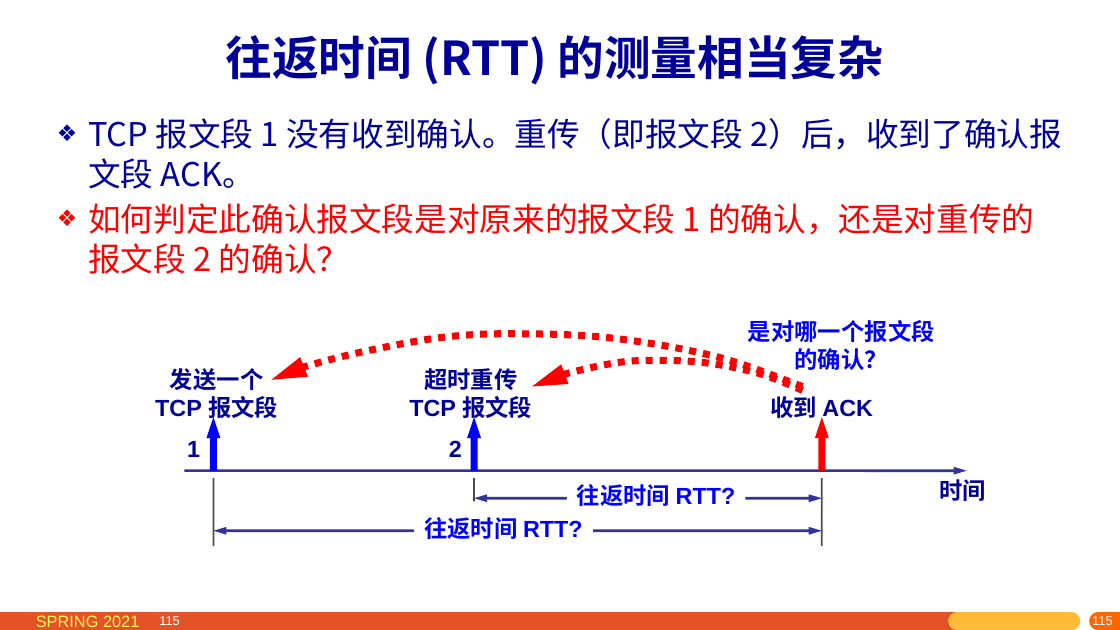
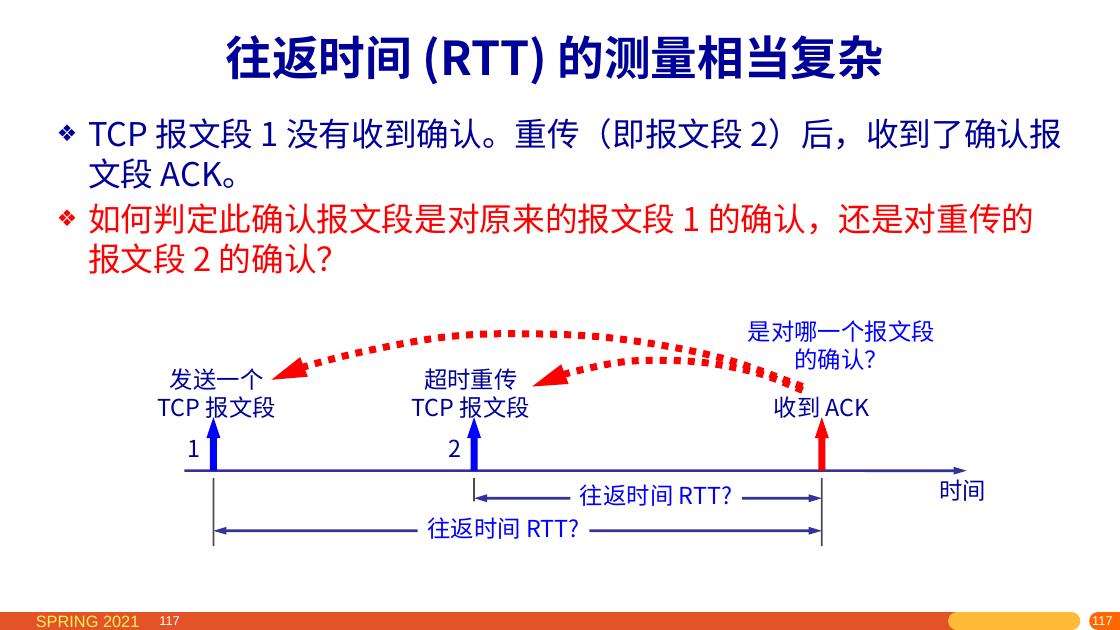
Before and after one commit to network-whu/2021, a slide deck: slide 117 of slides/instruction/05.pptx (slide 115 before the commit). Drawn at 1120x630 pixels with LibreOffice and Linux fonts; fonts in the diff are those of the drawing. Boxes give left, top, right and bottom in pixels: in the first picture for what was removed or moved away, otherwise in the second. Text is boxed around its words. In the diff, an @@ line names an element or a change of style, - is before the commit and + after.

```diff
--- a/slides/instruction/05.pptx
+++ b/slides/instruction/05.pptx
@@ font Arial to Noto Sans CJK SC, bold off in 9 elements at (x1=158, y1=368, x2=276, y2=422), (x1=412, y1=368, x2=530, y2=422), (x1=774, y1=393, x2=870, y2=423), (x1=939, y1=479, x2=986, y2=501), (x1=748, y1=320, x2=935, y2=370), (x1=449, y1=439, x2=462, y2=457), (x1=187, y1=440, x2=200, y2=457), (x1=580, y1=484, x2=733, y2=506), (x1=427, y1=517, x2=580, y2=539) @@
@@ page number at (x1=159, y1=616, x2=179, y2=625): text changed @@
-115
+117
@@ page number at (x1=904, y1=615, x2=1120, y2=630): text changed @@
-115
+117
@@ page number at (x1=1091, y1=616, x2=1111, y2=628): text changed @@
-115
+117
@@ page number at (x1=1105, y1=616, x2=1120, y2=625): text changed @@
-115
+117
```
Also in this commit, not shown: 85 other slides changed, 10 slides added, 1 slide removed, 3 other files.
